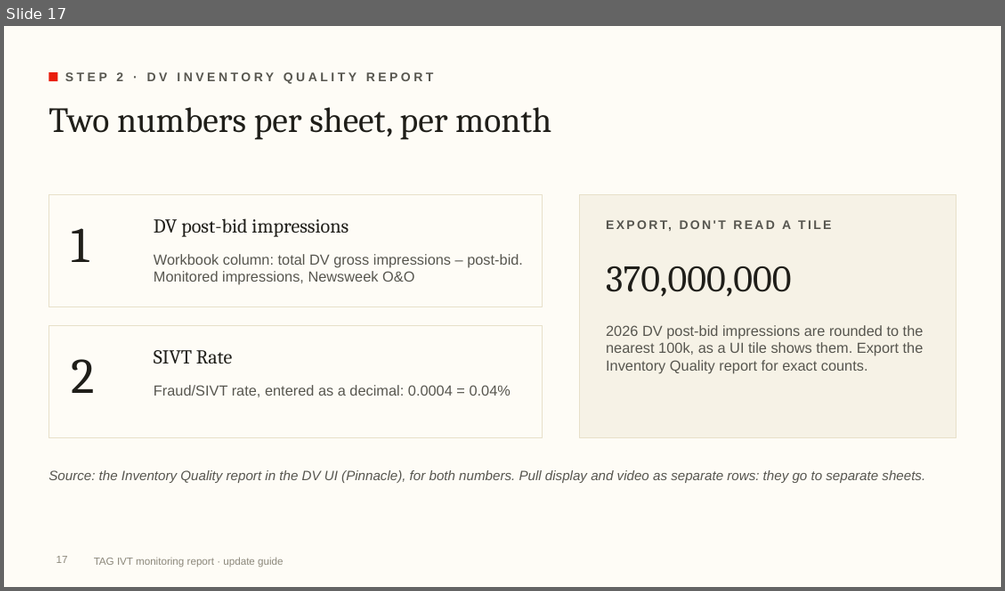
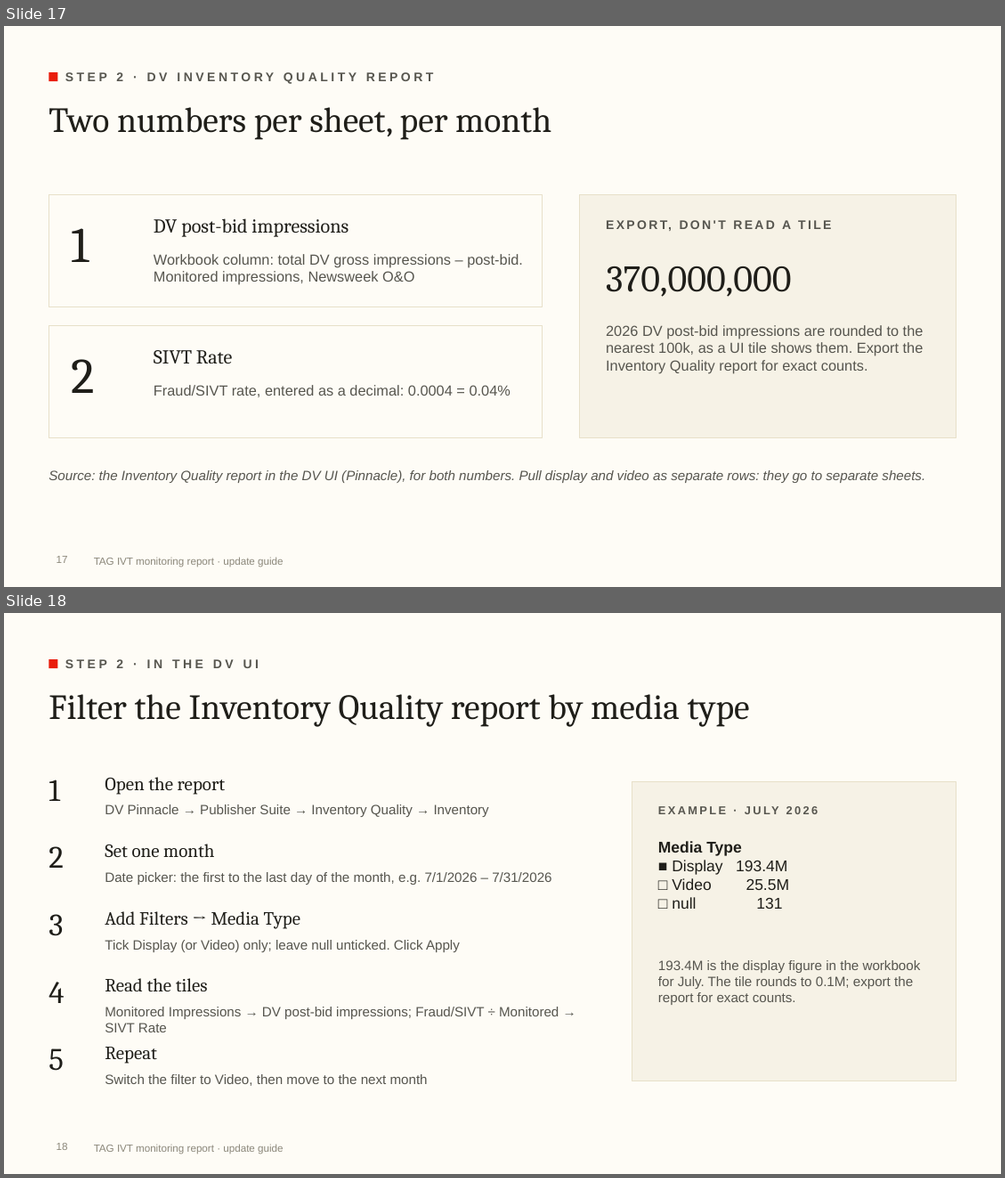
Before and after one commit to rogerhirano-nw/yield-dashboard, a slide deck: docs/TAG_IVT_Report_Update_Guide.pptx. Shown one above the other, each under a label of ours: slide 17 before the commit, slides 17 and 18 after it. The pictures are 1005x591 and 1005x1178 pixels, drawn with LibreOffice and Linux fonts; fonts in the diff are those of the drawing; background and template pictures are left out. Boxes give left, top, right and bottom in pixels: in the first picture for what was removed or moved away, otherwise in the second. Text is boxed around its words. In the diff, an @@ line names an element or a change of style, - is before the commit and + after.

```diff
--- a/docs/TAG_IVT_Report_Update_Guide.pptx
+++ b/docs/TAG_IVT_Report_Update_Guide.pptx
@@ slide 18 added at bbox=[4, 613, 1001, 1174], background #FEFCF6; not listed: 2 template elements that a slide beside it also shows @@
@@ text added at bbox=[65, 659, 259, 668], 12 pt, text #57564F, bold @@
+STEP 2 · IN THE DV UI
@@ title added at bbox=[48, 694, 750, 727], 34 pt, text #1F1E19 @@
+Filter the Inventory Quality report by media type
@@ text added at bbox=[48, 779, 60, 801], 30 pt, text #1F1E19 @@
+1
@@ text added at bbox=[105, 777, 225, 795], 18 pt, text #1F1E19 @@
+Open the report
@@ rectangle added at bbox=[632, 781, 956, 1080], fill #F6F2E6, outline #E7E0C9 0.75 pt @@
@@ text added at bbox=[105, 804, 489, 817], 13 pt, text #57564F @@
+DV Pinnacle → Publisher Suite → Inventory Quality → Inventory
@@ text added at bbox=[658, 803, 928, 826], 11 pt, text #57564F, bold @@
+EXAMPLE · JULY 2026
@@ text added at bbox=[48, 846, 64, 868], 30 pt, text #1F1E19 @@
+2
@@ text added at bbox=[105, 844, 214, 858], 18 pt, text #1F1E19 @@
+Set one month
@@ text added at bbox=[658, 841, 790, 908], 15 pt, text #1F1E19 @@
+Media Type
+■ Display 193.4M
+□ Video 25.5M
+□ null 131
@@ text added at bbox=[105, 872, 551, 884], 13 pt, text #57564F @@
+Date picker: the first to the last day of the month, e.g. 7/1/2026 – 7/31/2026
@@ text added at bbox=[48, 914, 63, 936], 30 pt, text #1F1E19 @@
+3
@@ text added at bbox=[105, 911, 300, 929], 18 pt, text #1F1E19 @@
+Add Filters → Media Type
@@ text added at bbox=[105, 940, 460, 952], 13 pt, text #57564F @@
+Tick Display (or Video) only; leave null unticked. Click Apply
@@ text added at bbox=[48, 981, 64, 1003], 30 pt, text #1F1E19 @@
+4
@@ text added at bbox=[105, 978, 208, 991], 18 pt, text #1F1E19 @@
+Read the tiles
@@ text added at bbox=[658, 960, 921, 1005], 13 pt, text #57564F @@
+193.4M is the display figure in the workbook for July. The tile rounds to 0.1M; export the report for exact counts.
@@ text added at bbox=[105, 1006, 558, 1032], 13 pt, text #57564F @@
+Monitored Impressions → DV post-bid impressions; Fraud/SIVT ÷ Monitored → SIVT Rate
@@ text added at bbox=[48, 1048, 64, 1070], 30 pt, text #1F1E19 @@
+5
@@ text added at bbox=[105, 1046, 157, 1063], 18 pt, text #1F1E19 @@
+Repeat
@@ text added at bbox=[105, 1074, 428, 1086], 13 pt, text #57564F @@
+Switch the filter to Video, then move to the next month
@@ page number added at bbox=[57, 1143, 68, 1150], 10 pt, text #8C887B @@
+18
```
Also in this commit, not shown: 1 slide changed, 2 other files.
